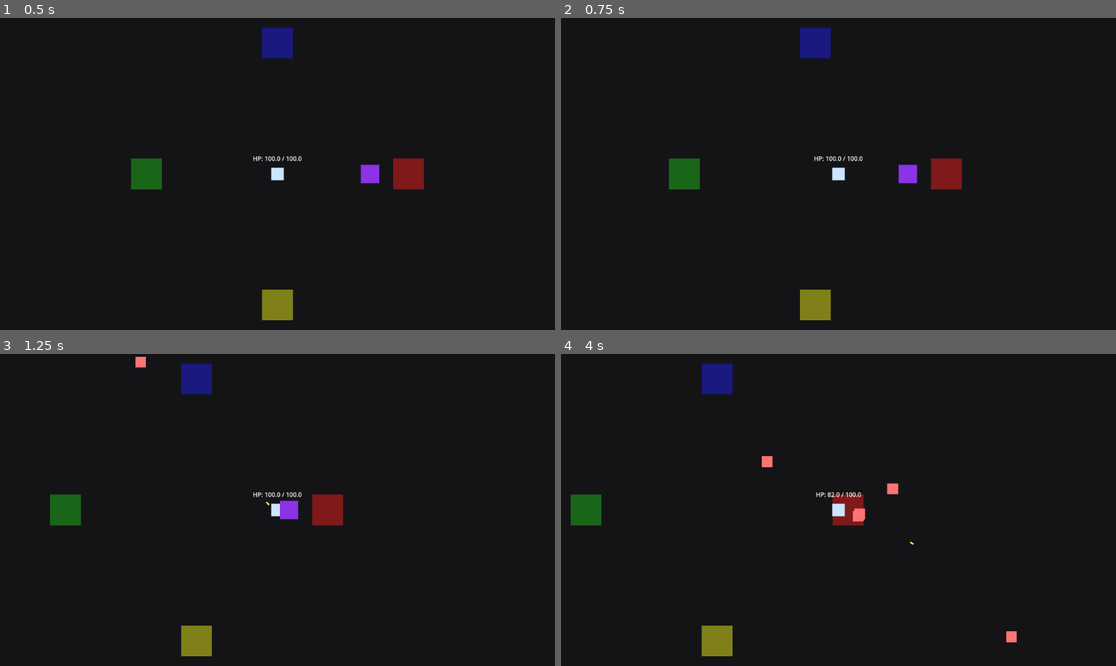
Above: before the commit, frames 1-4 (two rows, left to right).
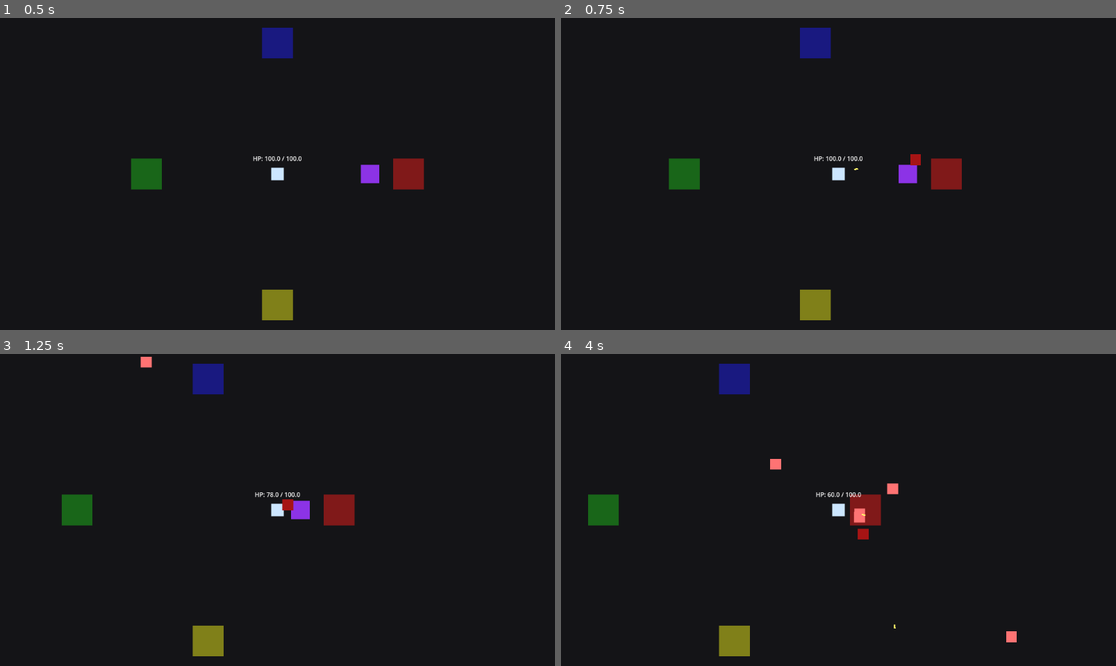
Above: after the commit, the same moments.

Repository: KevinRabbe/bullet-hell-roughe-lite
Game: Godot game, scene res://scenes/Main.tscn
Same seed, same stepped clock (60 frames per second), same inputs: the game is played once before the commit and once after it.
Inputs:
- Up to frame 1 (0.5 s): no input
- Up to frame 2 (0.75 s): tap Enter at 0.5 s; hold D (move_right) from 0.53 s (still down); tap B at 0.6 s
- Up to frame 3 (1.25 s): keep holding D (move_right)
- Up to frame 4 (4 s): release D (move_right) at 1.28 s; hold S (move_down) 1.28-2.03 s; tap E (interact) at 1.35 s; tap B at 1.55, 2.1, 3.05, 3.8 s; hold D (move_right) 2.03-2.78 s; hold W (move_up) 2.78-3.53 s; tap R at 2.85 s; hold A (move_left) from 3.53 s (still down); tap P at 3.6 s

Frame 1 is identical in both runs. In frame 2, less than 0.1% of the frame differs, in the area x 52-65%, y 43-49%; in frame 3, 2.1%; in frame 4, 2.7%, in the area x 1-64%, y 3-97%.

Commit message:
Task 8.3: add Gate Beast early boss spawn and defeat flow

Diff:
--- a/scenes/Main.tscn
+++ b/scenes/Main.tscn
@@ -7,6 +7,7 @@
 [ext_resource type="PackedScene" path="res://scenes/Portal.tscn" id="5"]
 [ext_resource type="Script" path="res://scripts/portal/portal_event_manager.gd" id="6"]
 [ext_resource type="Script" path="res://scripts/items/reward_controller.gd" id="7"]
+[ext_resource type="Script" path="res://scripts/game/boss_manager.gd" id="8"]
 
 [node name="Main" type="Node2D"]
 script = ExtResource("2")
@@ -71,3 +72,9 @@
 script = ExtResource("7")
 player_path = NodePath("../Player")
 portal_event_manager_path = NodePath("../PortalEventManager")
+
+[node name="BossManager" type="Node" parent="."]
+script = ExtResource("8")
+boss_scene = ExtResource("3")
+player_path = NodePath("../Player")
+spawn_after_seconds = 45.0
--- a/scripts/enemy.gd
+++ b/scripts/enemy.gd
@@ -6,12 +6,15 @@
 @export var contact_damage: float = 6.0
 @export var contact_range: float = 55.0
 @export var damage_interval_seconds: float = 0.75
+@export var enemy_preset: String = "normal"
+@export var is_boss: bool = false
 
 var target: Node2D
 var current_hp: float
 var damage_cooldown_left: float = 0.0
 
 func _ready() -> void:
+	_apply_enemy_preset()
 	current_hp = max_hp
 	add_to_group("enemies")
 	if target_path != NodePath():
@@ -64,3 +67,16 @@
 	print("ENEMY HIT PLAYER | distance %.1f | damage %.1f" % [distance_to_player, contact_damage])
 	target.call("take_damage", contact_damage)
 	damage_cooldown_left = damage_interval_seconds
+
+func _apply_enemy_preset() -> void:
+	match enemy_preset:
+		"gate_beast":
+			is_boss = true
+			move_speed = 150.0
+			max_hp = 320.0
+			contact_damage = 22.0
+			contact_range = 70.0
+			damage_interval_seconds = 0.7
+			var visual := get_node_or_null("Visual")
+			if visual != null and visual is ColorRect:
+				visual.color = Color(0.65, 0.08, 0.08, 1.0)
--- /dev/null
+++ b/scripts/game/boss_manager.gd
@@ -0,0 +1,50 @@
+extends Node
+
+@export var boss_scene: PackedScene
+@export var player_path: NodePath
+@export var spawn_after_seconds: float = 45.0
+@export var debug_spawn_key: Key = KEY_B
+
+var player: Node2D
+var boss_spawned: bool = false
+var elapsed_seconds: float = 0.0
+
+func _ready() -> void:
+	if player_path != NodePath():
+		player = get_node_or_null(player_path)
+
+func _process(delta: float) -> void:
+	if boss_spawned:
+		return
+	elapsed_seconds += delta
+	if elapsed_seconds >= spawn_after_seconds:
+		_spawn_gate_beast()
+
+func _unhandled_input(event: InputEvent) -> void:
+	if boss_spawned:
+		return
+	if event is InputEventKey and event.pressed and not event.echo and event.keycode == debug_spawn_key:
+		_spawn_gate_beast()
+
+func _spawn_gate_beast() -> void:
+	if boss_scene == null:
+		return
+	if player == null or not is_instance_valid(player):
+		return
+	var boss_instance := boss_scene.instantiate()
+	if not (boss_instance is Node2D):
+		return
+	var boss := boss_instance as Node2D
+	boss.global_position = player.global_position + Vector2(260.0, -40.0)
+	if boss.has_method("set"):
+		boss.set("enemy_preset", "gate_beast")
+	if boss.has_method("set_target"):
+		boss.call("set_target", player)
+	get_tree().current_scene.add_child(boss)
+	boss_spawned = true
+	print("Boss spawned: Gate Beast")
+	if boss.has_signal("tree_exited"):
+		boss.tree_exited.connect(_on_gate_beast_defeated)
+
+func _on_gate_beast_defeated() -> void:
+	print("Boss defeated: Gate Beast")
Not shown: 1 places in scenes/Main.tscn that only renumber resources
